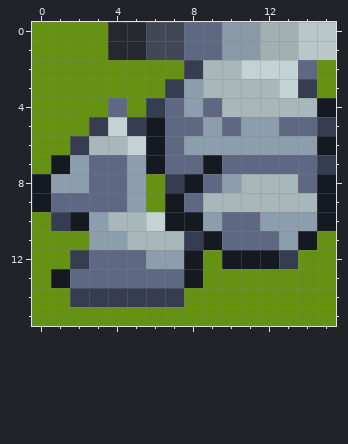
Edited in one commit: pixel-art file (libs/resources/src/prefabs/base/rock03/rock-03.aseprite). Above, as it was before the edit.
16x16 pixels, 1 frame. Colours within 5 levels of each other are drawn and written as one.
The same view after the edit:
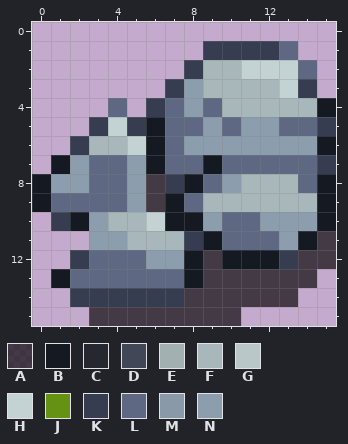
Palette (. is transparent): A #000000a8  B #151921  C #25282f  D #414757  E #a2b0b2  F #a8b8ba  G #b9c7c8  H #c3d3d4  J #659213  K #363d50  L #5e6883  M #8a99a7  N #8c9dae
What changed:
layer "bg" now hidden
layer "shadow" opacity 66% added
layer "rock" added
layer "palette" now hidden
layer "Layer 1" removed
The author changed colour J to colour A in rows 8 to 9 at x 6; in row 11 at x 15; in row 12 at x 9 and 14 to 15; in row 13 at x 9 to 14; in row 14 at x 8 to 13; in row 15 at x 3 to 10.
The author changed colour E to colour K in row 1 at x 12.
The author changed colour L to colour K in row 1 at x 9.
The author changed colour M to colour K in row 1 at x 10 to 11.
The author changed colour E to colour L in row 1 at x 13.
Colour C is gone in rows 0 to 1 at x 4 to 5.
Colour D is gone in rows 0 to 1 at x 6 to 7.
Colour E is gone in row 0 at x 12 to 13.
Colour G is gone in rows 0 to 1 at x 14 to 15.
Colour J is gone in rows 0 to 1 at x 0 to 3; in row 2 at x 0 to 7 and 15; in row 3 at x 0 to 6 and 15; in row 4 at x 0 to 3 and 5; in row 5 at x 0 to 2; in row 6 at x 0 to 1.
Colour J is gone in row 7 at x 0; in row 10 at x 0; in row 11 at x 0 to 2; in row 12 at x 0 to 1; in row 13 at x 0 and 15; in row 14 at x 0 to 1 and 14 to 15.
Colour J is gone in row 15 at x 0 to 2 and 11 to 15.
Colour L is gone in row 0 at x 8 to 9; in row 1 at x 8.
Colour M is gone in row 0 at x 10 to 11.
Boxes around the changes in both pictures, in picture pixels (x1, y1, x2, y2):
changed: (32, 22, 336, 326)
